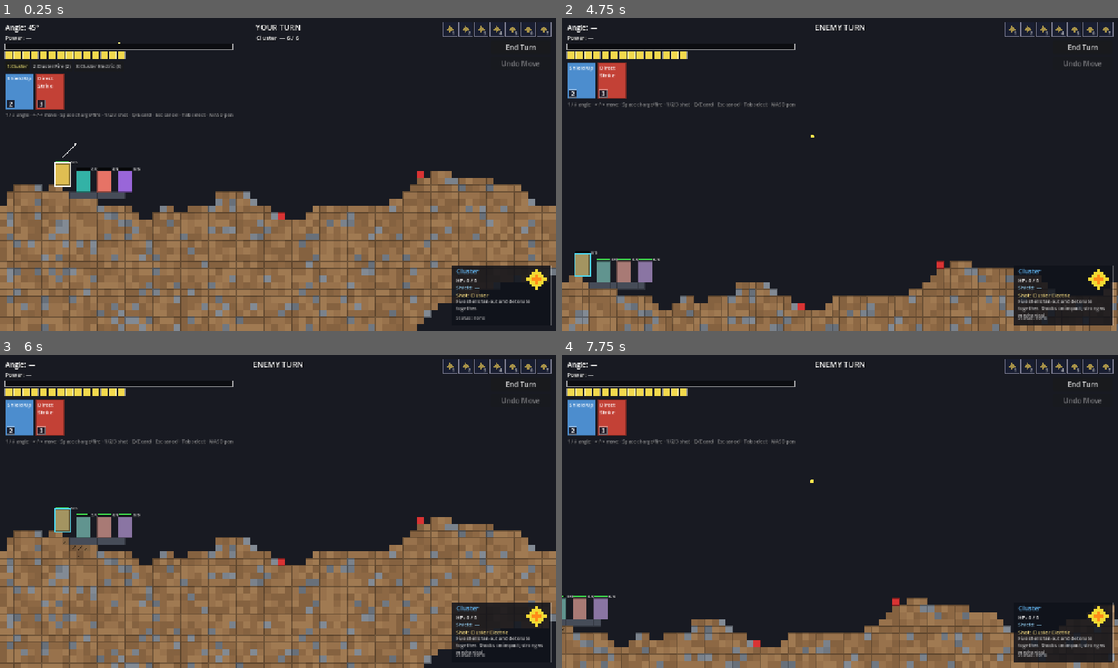
Above: before the commit, frames 1-4 (two rows, left to right).
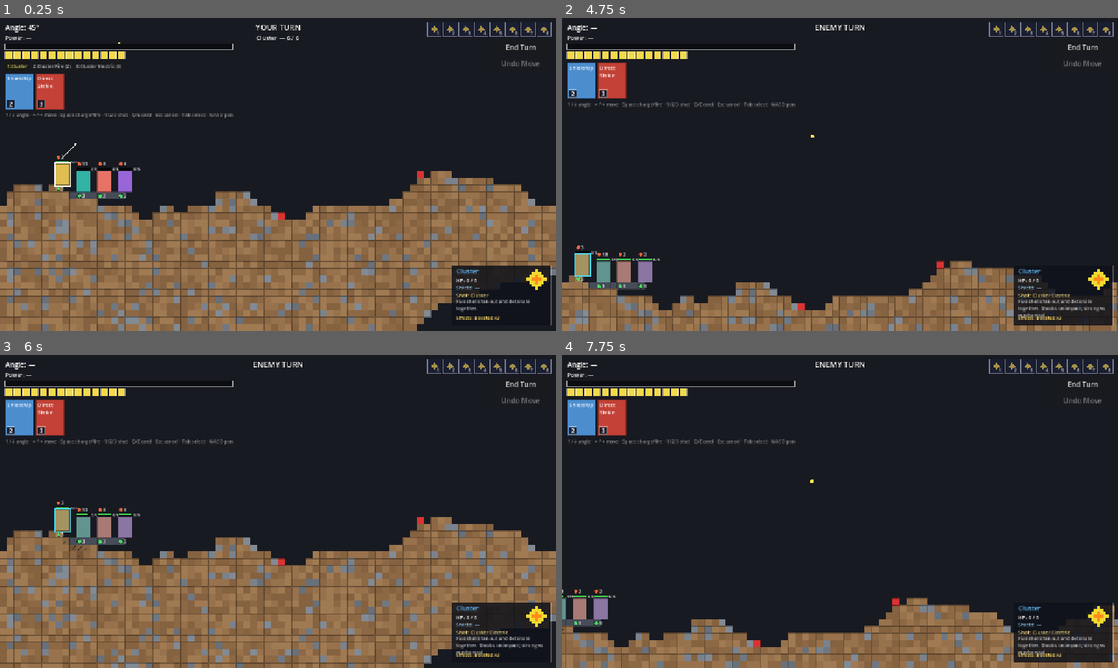
Above: after the commit, the same moments.

Repository: chubas/artillery-roguelike
Game: Godot game, scene res://world/combat_scene.tscn
Same seed, same stepped clock (60 frames per second), same inputs: the game is played once before the commit and once after it.
Inputs (mouse positions are in pixels of both pictures, inside the frame that each line leads up to):
- Up to frame 1 (0.25 s): no input
- Up to frame 2 (4.75 s): click "1:Cluster" at 0.5 s; click "2:Cluster Fire (2)" at 1.25 s; click "3:Cluster Electric (3)" at 2 s; click "End Turn" at 2.75 s; tap Enter at 3.5 s; move the mouse to (962, 158) at 3.52 s; hold Right 3.53-4.25 s; tap Tab at 3.6 s; click (962, 158) at 3.67 s; tap Space at 3.77 s; drag from (728, 190) to (812, 237) at 4.27 s
- Up to frame 3 (6 s): move the mouse to (333, 442) at 5.02 s; hold Right 5.03-5.75 s; tap 2 at 5.1 s; drag from (250, 574) to (111, 464) at 5.77 s
- Up to frame 4 (7.75 s): tap Space at 6.5, 6.77 s; move the mouse to (1006, 558) at 6.52 s; hold Left 6.53-7.25 s; tap Q at 6.6 s; drag from (673, 464) to (756, 433) at 7.27 s

The runs differ from the first frame. In frame 1, 0.2% of the frame differs, in the area x 10-99%, y 1-97%; in frame 2, 0.2%; in frame 3, 0.2%; in frame 4, 0.2%.

Commit message:
M10 - Status (boosted, status indicators, artifact interaction

Diff:
--- /dev/null
+++ b/data/artifacts/artifact_start_boosted.gd
@@ -0,0 +1,10 @@
+class_name ArtifactStartBoosted
+extends ArtifactDef
+
+# At the start of the stage, grant every player unit Boosted(3) — their first 3 moves cost
+# no action point (each spends a Boosted stack instead). The stacks persist across turns.
+func on_combat_start(ctx: ArtifactContext) -> void:
+	var boosted : StatusEffectDef = load("res://data/statuses/boosted.tres")
+	for u in ctx.units:
+		if u.is_player:
+			UnitStatusSystem.apply(u, boosted, 3)
--- /dev/null
+++ b/data/artifacts/resources/start_boosted.tres
@@ -0,0 +1,8 @@
+[gd_resource type="Resource" script_class="ArtifactStartBoosted" format=3]
+
+[ext_resource type="Script" path="res://data/artifacts/artifact_start_boosted.gd" id="1_invl7"]
+
+[resource]
+script = ExtResource("1_invl7")
+artifact_name = "Battle Drills"
+description = "At the start of the stage, give your units Boosted (3)."
--- a/data/shots/shot_definition.gd
+++ b/data/shots/shot_definition.gd
@@ -13,9 +13,14 @@
 
 ## Payload
 @export var aoe_pattern : AoEPattern = null
-## Baseline magnitude before zone multipliers (M7). Final per-voxel damage =
-## strength * firing_unit.power * group.multiplier. Independent of aoe_pattern's shape.
+## Baseline magnitude before zone multipliers (M7). DORMANT since M10 — the fire path now
+## derives strength from the firing unit's attack value (see strength_mult below). Kept so
+## existing .tres load cleanly and for any non-unit callers.
 @export var strength : int = 3
+## Per-shot relative multiplier on the firing unit's attack (M10). Final salvo strength =
+## unit.attack * strength_mult * unit.power + attack_modifier (clamped ≥ 0). 1.0 = the shot
+## deals the unit's flat attack; >1 = a heavier shell, <1 = a lighter one.
+@export var strength_mult : float = 1.0
 
 ## Action economy
 @export var action_cost : int = 0          # 0 = free basic shot
--- /dev/null
+++ b/data/statuses/boosted.tres
@@ -0,0 +1,13 @@
+[gd_resource type="Resource" script_class="StatusEffectDef" format=3]
+
+[ext_resource type="Script" path="res://data/statuses/status_effect_def.gd" id="1_j1rf7"]
+
+[resource]
+script = ExtResource("1_j1rf7")
+id = "boosted"
+display_name = "Boosted"
+max_stacks = 9
+duration = -1
+is_buff = true
+decays_per_turn = false
+consumed_by_move = true
--- a/data/statuses/status_effect_def.gd
+++ b/data/statuses/status_effect_def.gd
@@ -14,6 +14,15 @@
 ## Action point reduction per stack per turn (applied to shared pool)
 @export var ap_reduction : int = 0
 
+## Effects framing (M10): the status system is the general "Effects" layer — burn/shock are
+## debuffs, but effects can also be buffs or triggers.
+## True = beneficial effect (drawn green). False = debuff (drawn by element tag).
+@export var is_buff : bool = false
+## False = persists indefinitely (tick_all never decrements turns_left). Boosted uses this.
+@export var decays_per_turn : bool = true
+## True = a voluntary AP-costing move spends one stack instead of an action point (Boosted).
+@export var consumed_by_move : bool = false
+
 ## Tags on this status; used by cleanse and interaction rules.
 ## Valid values: FIRE, ELECTRIC, POISON, SPREADABLE, ORGANIC
 @export var tags : Array[String] = []
--- a/data/units/player_bypass.tres
+++ b/data/units/player_bypass.tres
@@ -10,6 +10,7 @@
 script = ExtResource("5_s7xea")
 id = "player_bypass"
 display_name = "Drill"
+attack = 10
 default_shot = ExtResource("2_c8fmk")
 available_shots = Array[ExtResource("1_vnc0p")]([ExtResource("2_c8fmk"), ExtResource("3_f8edn"), ExtResource("4_02640")])
 color = Color(0.2, 0.7, 0.65, 1)
--- a/data/units/unit_definition.gd
+++ b/data/units/unit_definition.gd
@@ -13,6 +13,11 @@
 @export var max_hp : int = 6
 @export var move_range : int = 99  # max moves per activation (use 99 = unlimited for now)
 @export var climb_max : int = 1    # max voxel height climbed free
+
+## Base attack value (M10): the source of projectile strength. Final salvo strength =
+## attack * shot.strength_mult * power + attack_modifier (clamped ≥ 0), then scaled per AoE
+## zone. Per-unit so a heavy drill hits harder than a light cluster.
+@export var attack : int = 3
 
 ## Multiplies every shot's strength when this unit fires (M7). 1.0 = no change;
 ## future upgrades scale Unit.power at runtime without touching any AoE pattern.
--- a/projectile/projectile_manager.gd
+++ b/projectile/projectile_manager.gd
@@ -23,7 +23,7 @@
 	var is_enemy : bool = false
 	var shot : ShotDefinition = null
 	var pattern : AoEPattern = null
-	var strength : int = 0   # shot.strength * firing_unit.power, computed at fire time (M7)
+	var strength : int = 0   # unit.attack * shot.strength_mult * power + modifier, at fire time (M10)
 	var firing_unit : Unit = null   # M9: for on_unit_killed killer reference
 	var members : Array = []     # live Projectile / SpiralSatellite nodes
 	var pending : Array = []     # queued impacts: {node, world_pos, voxel, frame, index, force}
@@ -50,9 +50,12 @@
 	salvo.shot = shot
 	salvo.pattern = shot.aoe_pattern
 	salvo.firing_unit = firing_unit
-	var base_str : int = roundi(shot.strength * (firing_unit.power if firing_unit != null else 1.0))
+	# M10: strength derives from the firing unit's attack value, scaled by the shot's relative
+	# multiplier and the unit's power, plus any flat attack_modifier (M9 debuffs). Clamped ≥ 0.
+	var atk : int = firing_unit.attack if firing_unit != null else 3
+	var pow : float = firing_unit.power if firing_unit != null else 1.0
 	var modifier : int = firing_unit.attack_modifier if firing_unit != null else 0
-	salvo.strength = maxi(0, base_str + modifier)
+	salvo.strength = maxi(0, roundi(atk * shot.strength_mult * pow) + modifier)
 	_salvos.append(salvo)
 	if shot.spiral_arms > 0:
 		_spawn_spiral(salvo, origin, direction, speed, shot)
--- a/scripts/bake_resources.gd
+++ b/scripts/bake_resources.gd
@@ -27,6 +27,13 @@
 	shock.tags = ["ELECTRIC"]
 	_save(shock, "res://data/statuses/shock.tres")
 
+	# M10: Boosted — a persistent buff whose stacks are spent by moving (not by time).
+	var boosted := StatusEffectDef.new()
+	boosted.id = "boosted"; boosted.display_name = "Boosted"
+	boosted.max_stacks = 9; boosted.duration = -1; boosted.tick_damage = 0; boosted.ap_reduction = 0
+	boosted.is_buff = true; boosted.decays_per_turn = false; boosted.consumed_by_move = true
+	_save(boosted, "res://data/statuses/boosted.tres")
+
 	# ── Tile statuses (→ unit status to apply) ────────────────────────────────
 	var burning := TileStatusDef.new()
 	burning.id = "burning"; burning.display_name = "Burning"
@@ -141,6 +148,7 @@
 	var organic := UnitDefinition.new()
 	organic.id = "enemy_organic"; organic.display_name = "Brute"
 	organic.width_voxels = 2; organic.height_voxels = 3; organic.max_hp = 8
+	organic.attack = 3
 	organic.move_range = 0; organic.climb_max = 1
 	organic.default_shot = basic_ref
 	organic.tags = ["ORGANIC"]
@@ -151,6 +159,7 @@
 	var mechanical := UnitDefinition.new()
 	mechanical.id = "enemy_mechanical"; mechanical.display_name = "Drone"
 	mechanical.width_voxels = 2; mechanical.height_voxels = 3; mechanical.max_hp = 6
+	mechanical.attack = 3
 	mechanical.move_range = 0; mechanical.climb_max = 1
 	mechanical.default_shot = basic_ref
 	mechanical.tags = ["MECHANICAL"]
@@ -159,14 +168,16 @@
 	_save(mechanical, "res://data/units/enemy_mechanical.tres")
 
 	# ── M4 player squad: one unit per shot family ─────────────────────────────
+	# M10: attack value is the source of projectile strength (× shot.strength_mult × power).
+	# Values mirror the old per-shot strengths so balance is unchanged: drill is the heavy hitter.
 	_save_player_unit("player_cluster", "Cluster", cluster_loadout,
-			Color(0.85, 0.7, 0.2))      # goldenrod
+			Color(0.85, 0.7, 0.2), 3)       # goldenrod
 	_save_player_unit("player_bypass", "Drill", bypass_loadout,
-			Color(0.2, 0.7, 0.65))      # teal
+			Color(0.2, 0.7, 0.65), 10)      # teal — heavy unit-hit blast
 	_save_player_unit("player_pull", "Magnet", pull_loadout,
-			Color(0.9, 0.45, 0.4))      # coral
+			Color(0.9, 0.45, 0.4), 3)       # coral
 	_save_player_unit("player_spiral", "Spiral", spiral_loadout,
-			Color(0.6, 0.4, 0.85))      # purple
+			Color(0.6, 0.4, 0.85), 3)       # purple
 
 	# ── M5: cards ─────────────────────────────────────────────────────────────
 	var shield_card := CardDefinition.new()
@@ -211,7 +222,12 @@
 			"Projectiles airborne for more than 10 seconds deal 20% more damage.",
 			"res://data/artifacts/resources/long_flight.tres")
 
-	print("[bake] all M9 artifact resources written")
+	# ── M10: artifacts ─────────────────────────────────────────────────────────
+	_bake_artifact(ArtifactStartBoosted.new(), "Battle Drills",
+			"At the start of the stage, give your units Boosted (3).",
+			"res://data/artifacts/resources/start_boosted.tres")
+
+	print("[bake] all M10 resources written")
 	quit()
 
 # Build a core1/edge2 diamond pattern with every group carrying `element`.
@@ -292,13 +308,14 @@
 			s.spiral_frequency = 2.0
 
 func _save_player_unit(id: String, dname: String,
-		loadout: Array[ShotDefinition], color: Color) -> void:
+		loadout: Array[ShotDefinition], color: Color, attack: int = 3) -> void:
 	var u := UnitDefinition.new()
 	u.id = id
 	u.display_name = dname
 	u.width_voxels = 2
 	u.height_voxels = 3
 	u.max_hp = 6
+	u.attack = attack
 	u.move_range = 99
 	u.climb_max = 1
 	u.default_shot = loadout[0]
--- a/systems/combat_manager.gd
+++ b/systems/combat_manager.gd
@@ -44,6 +44,12 @@
 
 var _checkpoint_positions : Dictionary = {}  # Unit -> Vector2i
 var _checkpoint_actions_left : int = 0
+# M10: per-unit snapshot of consumed-by-move effect stacks (Boosted) so undo refunds them.
+# Unit -> { effect_id: { "def": StatusEffectDef, "stacks": int } }
+var _checkpoint_move_tokens : Dictionary = {}
+# A free (Boosted) move spends no AP, so undo can't infer "something changed" from the action
+# count alone — this flag tracks any undoable move since the last checkpoint.
+var _dirty_since_checkpoint : bool = false
 
 # --- Artifacts (M9): passive squad-wide effects, loaded from resource paths -------
 const _ARTIFACT_LOADOUT : Array = [
@@ -54,6 +60,7 @@
 	"res://data/artifacts/resources/idle_actions.tres",
 	"res://data/artifacts/resources/death_explosion.tres",
 	"res://data/artifacts/resources/long_flight.tres",
+	"res://data/artifacts/resources/start_boosted.tres",
 ]
 var artifacts : Array[ArtifactDef] = []
 var _artifact_ctx : ArtifactContext = null
@@ -500,7 +507,9 @@
 		return
 	if unit == null or unit.is_done or unit.hp <= 0:
 		return
-	if actions_left < 1:
+	# Boosted (M10): a move token makes this move free, bypassing the AP requirement.
+	var token := _unit_move_token(unit)
+	if token == null and actions_left < 1:
 		return
 	if unit.actions_spent_moving >= unit.definition.move_range:
 		return
@@ -511,21 +520,50 @@
 	unit.set_vox_position(dest)
 	unit.moved_this_turn = true
 	unit.actions_spent_moving += 1
-	actions_left -= 1
+	if token != null:
+		_spend_move_token(unit, token)   # Boosted absorbs the cost instead of the AP pool
+	else:
+		actions_left -= 1
+	_dirty_since_checkpoint = true
 	action_bar_changed.emit(actions_left, _turn_max_actions)
+
+# Boosted (M10): the first consumed_by_move effect on `unit` with stacks left, or null.
+func _unit_move_token(unit: Unit) -> StatusInstance:
+	if not Features.unit_statuses_enabled:
+		return null
+	for id in unit.active_statuses:
+		var inst : StatusInstance = unit.active_statuses[id]
+		if inst.definition.consumed_by_move and inst.stacks > 0:
+			return inst
+	return null
+
+func _spend_move_token(unit: Unit, token: StatusInstance) -> void:
+	token.stacks -= 1
+	if token.stacks <= 0:
+		unit.active_statuses.erase(token.definition.id)
+		EventBus.status_removed.emit(unit, token.definition.id)
+	unit.queue_redraw()
 
 # --- Checkpoint save: called at turn start and after each firing event ------------
 func _save_checkpoint() -> void:
 	_checkpoint_positions.clear()
+	_checkpoint_move_tokens.clear()
 	_checkpoint_actions_left = actions_left
+	_dirty_since_checkpoint = false
 	for u in player_units:
 		if u.hp > 0 and not u.is_done:
 			_checkpoint_positions[u] = u.vox_position
+			var tokens := {}
+			for id in u.active_statuses:
+				var inst : StatusInstance = u.active_statuses[id]
+				if inst.definition.consumed_by_move:
+					tokens[id] = { "def": inst.definition, "stacks": inst.stacks }
+			_checkpoint_move_tokens[u] = tokens
 
 # --- Undo: restores ALL unfired player units to the last checkpoint ---------------
 func can_undo() -> bool:
 	return game_state == GameState.PLAYER_TURN and not charging \
-		and actions_left < _checkpoint_actions_left
+		and _dirty_since_checkpoint
 
 func try_undo() -> void:
 	if not can_undo():
@@ -534,9 +572,23 @@
 		if is_instance_valid(u) and u.hp > 0 and not u.is_done:
 			u.set_vox_position(_checkpoint_positions[u])
 			u.actions_spent_moving = 0
+			_restore_move_tokens(u)
 			_settle_unit(u)
 	actions_left = _checkpoint_actions_left
+	_dirty_since_checkpoint = false
 	action_bar_changed.emit(actions_left, _turn_max_actions)
+
+# Restore a unit's consumed-by-move effect stacks (Boosted) to their checkpoint values,
+# re-creating an instance that was fully spent during the undone moves.
+func _restore_move_tokens(unit: Unit) -> void:
+	var snap : Dictionary = _checkpoint_move_tokens.get(unit, {})
+	for id in snap:
+		var entry : Dictionary = snap[id]
+		if unit.active_statuses.has(id):
+			unit.active_statuses[id].stacks = entry["stacks"]
+		else:
+			unit.active_statuses[id] = StatusInstance.new(entry["def"], entry["stacks"])
+	unit.queue_redraw()
 
 # --- Firing (Gunbound model; ends activation per spec §5.4, M3 §7 action cost) -----
 func _fire_active() -> void:
--- a/systems/unit_status_system.gd
+++ b/systems/unit_status_system.gd
@@ -34,7 +34,9 @@
 		total_tick_damage += def.tick_damage * inst.stacks
 		total_ap_reduction += def.ap_reduction * inst.stacks
 		EventBus.status_ticked.emit(unit, id, inst.stacks)
-		if inst.tick():
+		# Persistent effects (M10, e.g. Boosted) never expire by time — only their per-stack
+		# damage/AP applies; non-persistent statuses count down and are removed at 0.
+		if def.decays_per_turn and inst.tick():
 			to_remove.append(id)
 	if total_tick_damage > 0:
 		unit.take_damage(total_tick_damage)
--- a/ui/hud.gd
+++ b/ui/hud.gd
@@ -384,14 +384,14 @@
 						HORIZONTAL_ALIGNMENT_LEFT, size.x - 20, 11, 3, Color(1, 1, 1, 0.75))
 				y += 38
 		if unit.active_statuses.is_empty():
-			draw_string(font, Vector2(10, y), "Status: none",
+			draw_string(font, Vector2(10, y), "Effects: none",
 					HORIZONTAL_ALIGNMENT_LEFT, -1, 11, Color(1, 1, 1, 0.5))
 		else:
 			var parts : Array = []
 			for id in unit.active_statuses:
 				var inst : StatusInstance = unit.active_statuses[id]
 				parts.append("%s x%d" % [inst.definition.display_name, inst.stacks])
-			draw_string(font, Vector2(10, y), "Status: " + ", ".join(parts),
+			draw_string(font, Vector2(10, y), "Effects: " + ", ".join(parts),
 					HORIZONTAL_ALIGNMENT_LEFT, -1, 11, Color(1, 0.85, 0.4))
 
 	# Pattern-zone glyph (M7): small grid of the active shot's footprint, colored by
--- a/units/unit.gd
+++ b/units/unit.gd
@@ -15,6 +15,9 @@
 # shot.strength * power. Mutable so future upgrades can scale it without re-baking
 # any AoE pattern.
 var power : float = 1.0
+# Base attack value (M10): source of projectile strength (see ProjectileManager.fire()).
+# Mirrors definition.attack at spawn; mutable so buffs/upgrades can scale it at runtime.
+var attack : int = 3
 # Shield (M5): a flat, per-combat absorb pool that sits above HP in the mitigation
 # stack. Unbounded (no max) — unlike HP, it's not drawn as a proportional bar.
 # Granted by cards for now (no baseline/regen yet). Armor would slot in above
@@ -51,6 +54,7 @@
 func _ready() -> void:
 	hp = definition.max_hp
 	power = definition.base_power
+	attack = definition.attack
 	move_origin = vox_position
 	if display_name == "":
 		display_name = definition.display_name
@@ -162,9 +166,9 @@
 	elif inspected and hp > 0:
 		draw_rect(body.grow(2.0), Color(0.3, 0.85, 0.95), false, 2.0)
 	if hp > 0:
+		_draw_stat_icons(w)      # attack + shield icons, above the HP bar (M10)
 		_draw_hp_bar(w)
-		_draw_shield_bar(w)
-		_draw_status_badges(w)
+		_draw_effect_badges(h)   # effect icons, below the body (M10)
 
 func _draw_hp_bar(w: float) -> void:
 	var frac := float(hp) / definition.max_hp
@@ -177,39 +181,53 @@
 	draw_rect(Rect2(1, -6, maxf(0.0, (w - 2) * frac), 2), c)
 	_draw_bar_value(w, -7, "%d/%d" % [hp, definition.max_hp])
 
-# Shield bar (M5): unbounded, so unlike HP it's NOT a proportional fill — just a fixed,
-# full-width bar (same width as the HP bar) that's either shown or not, plus the raw
-# number alongside it (no max to compare against).
-func _draw_shield_bar(w: float) -> void:
-	if shield <= 0:
-		return
-	draw_rect(Rect2(0, -11, w, 3), Color(0, 0, 0, 0.7))
-	draw_rect(Rect2(1, -10.5, maxf(0.0, w - 2), 2), Color(0.4, 0.75, 1.0))
-	_draw_bar_value(w, -11, str(shield))
-
 func _draw_bar_value(w: float, bar_top_y: float, text: String) -> void:
 	var font := ThemeDB.fallback_font
 	var pos := Vector2(w + 3.0, bar_top_y + 6.0)
 	draw_string(font, pos + Vector2(1, 1), text, HORIZONTAL_ALIGNMENT_LEFT, -1, 9, Color(0, 0, 0, 0.8))
 	draw_string(font, pos, text, HORIZONTAL_ALIGNMENT_LEFT, -1, 9, Color.WHITE)
 
-# Placeholder status badges (M3 §15): a small colour-coded square per active status with
-# its stack count. Colour by element tag — fire = orange, electric = cyan.
-func _draw_status_badges(w: float) -> void:
+# Stat icons (M10): attack (always) + shield (when > 0) as placeholder circles with their
+# values, laid out left-to-right in a row just above the HP bar.
+func _draw_stat_icons(_w: float) -> void:
+	var cy := -16.0
+	var x := 2.0
+	x = _draw_icon_value(x, cy, Color(0.9, 0.4, 0.25), attack)   # attack — reddish
+	if shield > 0:
+		x = _draw_icon_value(x, cy, Color(0.4, 0.75, 1.0), shield)   # shield — blue
+
+# Effect badges (M10): one placeholder circle + stack value per active effect, in a row just
+# below the body. Replaces the M3 top-of-unit status squares. Buffs are green; debuffs use the
+# element-tag palette.
+func _draw_effect_badges(h: float) -> void:
 	if active_statuses.is_empty():
 		return
-	var font := ThemeDB.fallback_font
-	var bx := 0.0
+	var cy := h + 9.0
+	var x := 2.0
 	for id in active_statuses:
 		var inst : StatusInstance = active_statuses[id]
-		var c := Color(0.7, 0.7, 0.7)
-		if "FIRE" in inst.definition.tags:
-			c = Color(1.0, 0.5, 0.1)
-		elif "ELECTRIC" in inst.definition.tags:
-			c = Color(0.4, 0.8, 1.0)
-		var r := Rect2(bx, -22, 11, 11)
-		draw_rect(r, c)
-		draw_rect(r, Color(0, 0, 0, 0.6), false, 1.0)
-		draw_string(font, Vector2(bx + 2.5, -13), str(inst.stacks),
-				HORIZONTAL_ALIGNMENT_LEFT, -1, 9, Color.BLACK)
-		bx += 13.0
+		x = _draw_icon_value(x, cy, _effect_color(inst.definition), inst.stacks)
+
+# Shared placeholder glyph: a filled circle (with a faint outline) and its integer value to
+# the right. Returns the next free x so callers can pack several in a row.
+func _draw_icon_value(x: float, cy: float, fill: Color, value: int) -> float:
+	var font := ThemeDB.fallback_font
+	var r := 4.5
+	draw_circle(Vector2(x + r, cy), r, fill)
+	draw_arc(Vector2(x + r, cy), r, 0.0, TAU, 14, Color(0, 0, 0, 0.5), 1.0)
+	var txt := str(value)
+	var tx := x + 2.0 * r + 2.0
+	var ty := cy + 4.0
+	draw_string(font, Vector2(tx + 1, ty + 1), txt, HORIZONTAL_ALIGNMENT_LEFT, -1, 10, Color(0, 0, 0, 0.8))
+	draw_string(font, Vector2(tx, ty), txt, HORIZONTAL_ALIGNMENT_LEFT, -1, 10, Color.WHITE)
+	var tw := font.get_string_size(txt, HORIZONTAL_ALIGNMENT_LEFT, -1, 10).x
+	return tx + tw + 6.0
+
+func _effect_color(def: StatusEffectDef) -> Color:
+	if def.is_buff:
+		return Color(0.3, 0.85, 0.4)        # buff — green
+	if "FIRE" in def.tags:
+		return Color(1.0, 0.5, 0.1)
+	if "ELECTRIC" in def.tags:
+		return Color(0.4, 0.8, 1.0)
+	return Color(0.75, 0.75, 0.75)
--- a/world/combat_scene.gd
+++ b/world/combat_scene.gd
@@ -169,6 +169,7 @@
 	_m7_smoke()
 	_m8_smoke()
 	_m9_smoke()
+	_m10_smoke()
 
 	await get_tree().create_timer(0.3).timeout
 	get_tree().quit()
@@ -439,13 +440,17 @@
 	AoEResolver.resolve(terrain, combat.all_units, ea.center_voxel(), phys_pat, 5, false)
 	print("  strength=5 on core voxel: -%d (expect -5)" % (ea.definition.max_hp - ea.hp))
 
-	print("[smoke] -- M7 Unit.power scales both zones --")
+	print("[smoke] -- M7/M10 attack × strength_mult × power scales strength --")
 	var p : Unit = combat.player_units[0]
 	var base_pow := p.power
+	var base_atk := p.attack
+	p.attack = 3
 	p.power = 2.0
-	var scaled_strength := roundi(3 * p.power)
-	print("  shot.strength=3 * power=2.0 -> salvo strength=%d (expect 6)" % scaled_strength)
+	# M10 fire formula: round(attack * strength_mult(1.0) * power) + attack_modifier(0).
+	var scaled_strength := roundi(p.attack * 1.0 * p.power)
+	print("  attack=3 * mult=1.0 * power=2.0 -> salvo strength=%d (expect 6)" % scaled_strength)
 	p.power = base_pow
+	p.attack = base_atk
 
 	print("[smoke] -- M7 mine strength independent of unit power --")
 	var mine := Mine.new()
@@ -599,6 +604,73 @@
 			dummy_card, dummy_card.action_cost)
 	print("  pipeline apply_card_cost (feature on): %d (expect 0)" % pipe_cost)
 
+# M10 checklist: per-unit attack drives strength (+ clamp), Boosted persists across ticks,
+# Boosted is spent by moves (free move bypasses AP), undo refunds spent Boosted, and the
+# Start-Boosted artifact grants 3 stacks at stage start.
+func _m10_smoke() -> void:
+	print("[smoke] -- M10 attack value drives strength --")
+	var drill := _find_unit("Drill")
+	var cluster := _find_unit("Cluster")
+	if drill != null and cluster != null:
+		print("  drill attack=%d (expect 10), cluster attack=%d (expect 3)" %
+				[drill.attack, cluster.attack])
+	# Fire formula: max(0, round(attack * strength_mult * power) + attack_modifier).
+	var s_norm := maxi(0, roundi(3 * 1.0 * 1.0) + 0)
+	var s_clamped := maxi(0, roundi(3 * 1.0 * 1.0) + (-5))
+	print("  atk3*mult1*pow1+0=%d (expect 3); +(-5) clamped=%d (expect 0)" % [s_norm, s_clamped])
+
+	print("[smoke] -- M10 Boosted persists across tick --")
+	var boosted_def : StatusEffectDef = load("res://data/statuses/boosted.tres")
+	var u : Unit = combat.player_units[0]
+	u.active_statuses.clear()
+	UnitStatusSystem.apply(u, boosted_def, 3)
+	UnitStatusSystem.tick_all(u)
+	print("  boosted after tick_all: stacks=%d present=%s (expect 3, true)" %
+			[_stacks(u, "boosted"), u.active_statuses.has("boosted")])
+
+	print("[smoke] -- M10 Boosted consumed by move token --")
+	combat._spend_move_token(u, combat._unit_move_token(u))
+	combat._spend_move_token(u, combat._unit_move_token(u))
+	combat._spend_move_token(u, combat._unit_move_token(u))
+	print("  after 3 spends: stacks=%d token_now_null=%s (expect 0, true)" %
+			[_stacks(u, "boosted"), combat._unit_move_token(u) == null])
+
+	print("[smoke] -- M10 free move bypasses AP, undo refunds boost --")
+	combat.game_state = CombatManager.GameState.PLAYER_TURN
+	var mover : Unit = combat.active_unit if combat.active_unit != null else combat.player_units[0]
+	mover.active_statuses.clear()
+	UnitStatusSystem.apply(mover, boosted_def, 2)
+	combat._save_checkpoint()       # snapshots boosted=2 for this unit
+	var ap_before := combat.actions_left
+	combat.actions_left = 0          # prove the move is free (no AP available)
+	var pos_before := mover.vox_position
+	combat.try_move(mover, 1)
+	if mover.vox_position == pos_before:
+		combat.try_move(mover, -1)
+	var moved := mover.vox_position != pos_before
+	print("  moved with AP=0: %s, AP still 0: %s, boosted=%d (expect true, true, 1)" %
+			[moved, combat.actions_left == 0, _stacks(mover, "boosted")])
+	combat.try_undo()
+	print("  after undo: boosted=%d (expect 2)" % _stacks(mover, "boosted"))
+	combat.actions_left = ap_before
+
+	print("[smoke] -- M10 Start-Boosted artifact grants 3 at stage start --")
+	var sb := ArtifactStartBoosted.new()
+	var ctx := ArtifactContext.new()
+	ctx.terrain = terrain
+	ctx.units = combat.all_units
+	ctx.combat = combat
+	var test_u : Unit = combat.player_units[1]
+	test_u.active_statuses.clear()
+	sb.on_combat_start(ctx)
+	print("  player unit boosted after artifact: %d (expect 3)" % _stacks(test_u, "boosted"))
+
+func _find_unit(dname: String) -> Unit:
+	for u in combat.all_units:
+		if u.display_name == dname:
+			return u
+	return null
+
 func _floor_tile() -> Tile:
 	var t := Tile.new().setup(Tile.TileType.SOLID, 99, 0)
 	t.flags = Tile.FLAG_INDESTRUCTIBLE
Not shown, added: data/artifacts/artifact_start_boosted.gd.uid
Not shown, changed: PROGRESS.md
Not shown, added: milestone-10-plan.md
